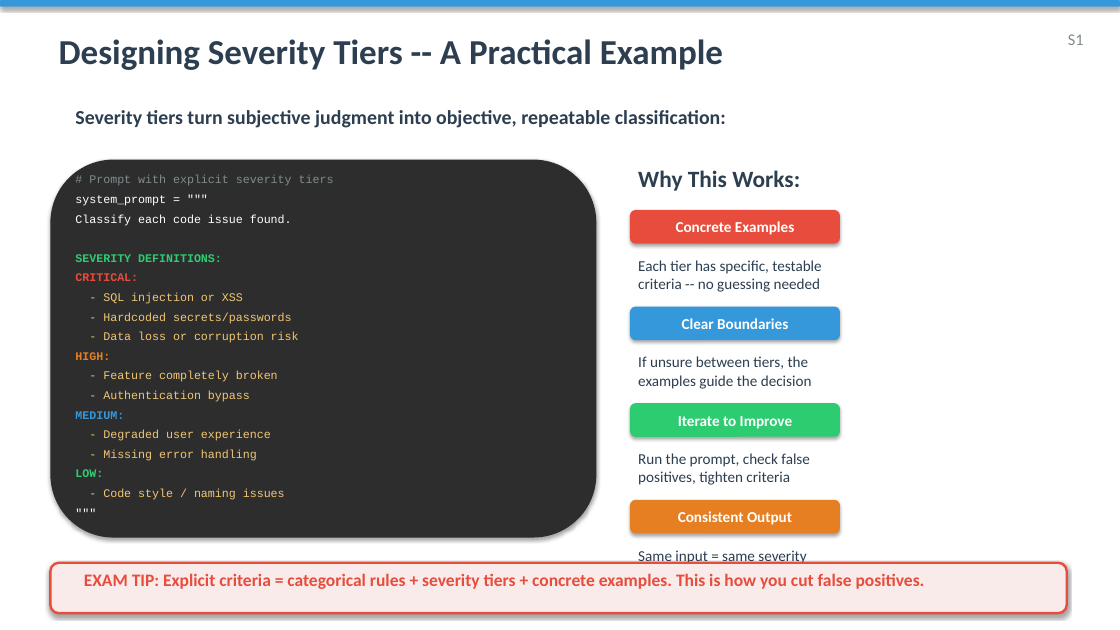
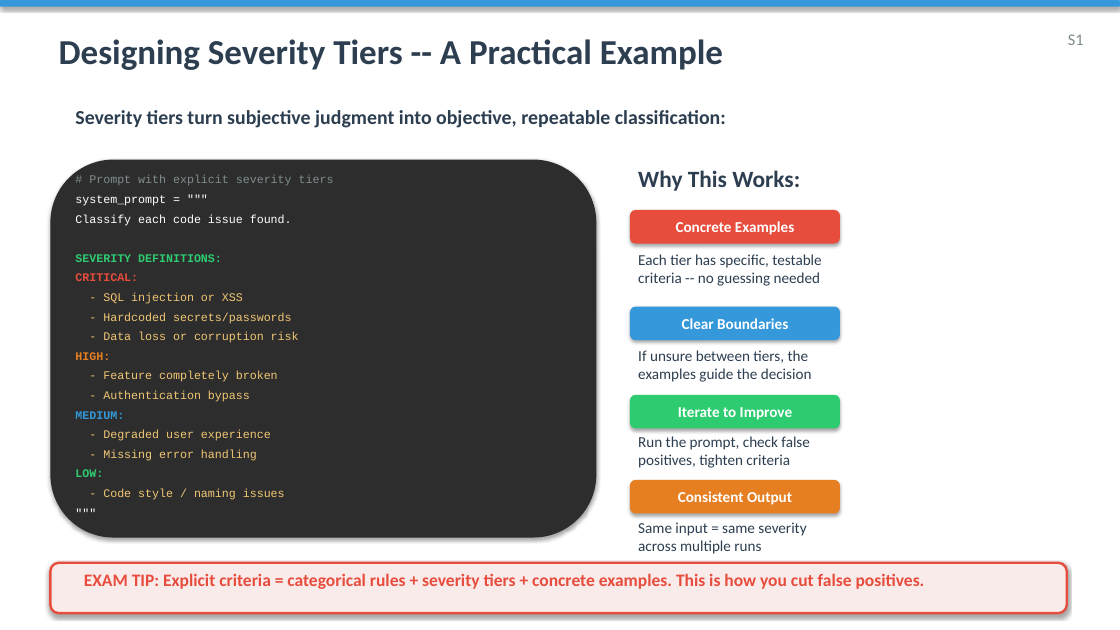
Before and after one commit to rsakate/cca-f, a slide deck: slide 6 of week-4/CCA-F_Module4_Prompt_Engineering_Structured_Output.pptx. Drawn at 1120x630 pixels with LibreOffice and Linux fonts; fonts in the diff are those of the drawing. Boxes give left, top, right and bottom in pixels: in the first picture for what was removed or moved away, otherwise in the second. Text is boxed around its words. In the diff, an @@ line names an element or a change of style, - is before the commit and + after.

```diff
--- a/week-4/CCA-F_Module4_Prompt_Engineering_Structured_Output.pptx
+++ b/week-4/CCA-F_Module4_Prompt_Engineering_Structured_Output.pptx
@@ text "Each tier has specific, testable ...": place and size @@
-text "Each tier has specific, testable ..." at [638, 260, 821, 292]
+text "Each tier has specific, testable ..." at [638, 254, 821, 286]
@@ text "If unsure between tiers, the ...": place and size @@
-text "If unsure between tiers, the ..." at [638, 356, 812, 389]
+text "If unsure between tiers, the ..." at [638, 350, 812, 382]
@@ rounded rectangle "Iterate to Improve": place and size @@
-rounded rectangle "Iterate to Improve" at [630, 403, 840, 437]
+rounded rectangle "Iterate to Improve" at [630, 395, 840, 429]
@@ text "Run the prompt, check false ...": place and size @@
-text "Run the prompt, check false ..." at [638, 453, 809, 485]
+text "Run the prompt, check false ..." at [638, 436, 809, 468]
@@ rounded rectangle "Consistent Output": place and size @@
-rounded rectangle "Consistent Output" at [630, 500, 840, 534]
+rounded rectangle "Consistent Output" at [630, 480, 840, 513]
@@ text "Same input = same severity ...": place and size @@
-text "Same input = same severity ..." at [638, 550, 806, 584]
+text "Same input = same severity ..." at [638, 522, 806, 554]
```
Also in this commit, not shown: 9 other slides changed, 1 other file.
